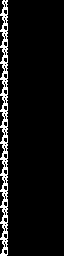
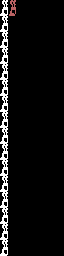
Revision of a layered w=64, h=256 image; what changed, layer by layer:
painted on "Background" over left=9, top=0, right=16, bottom=16
